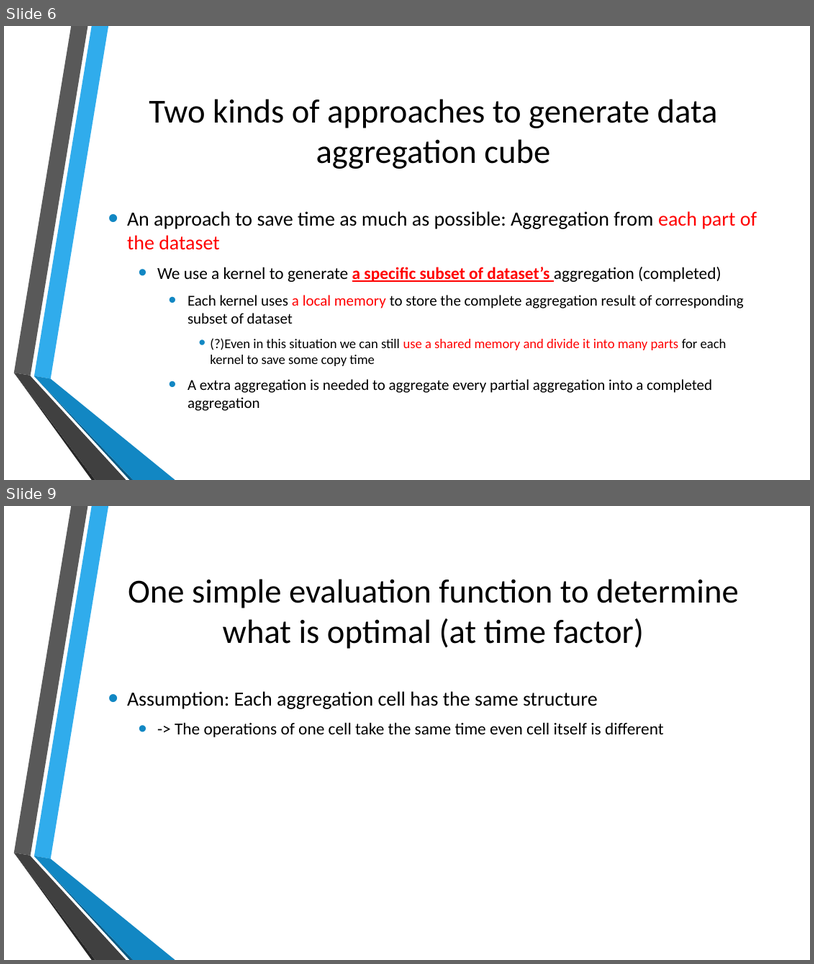
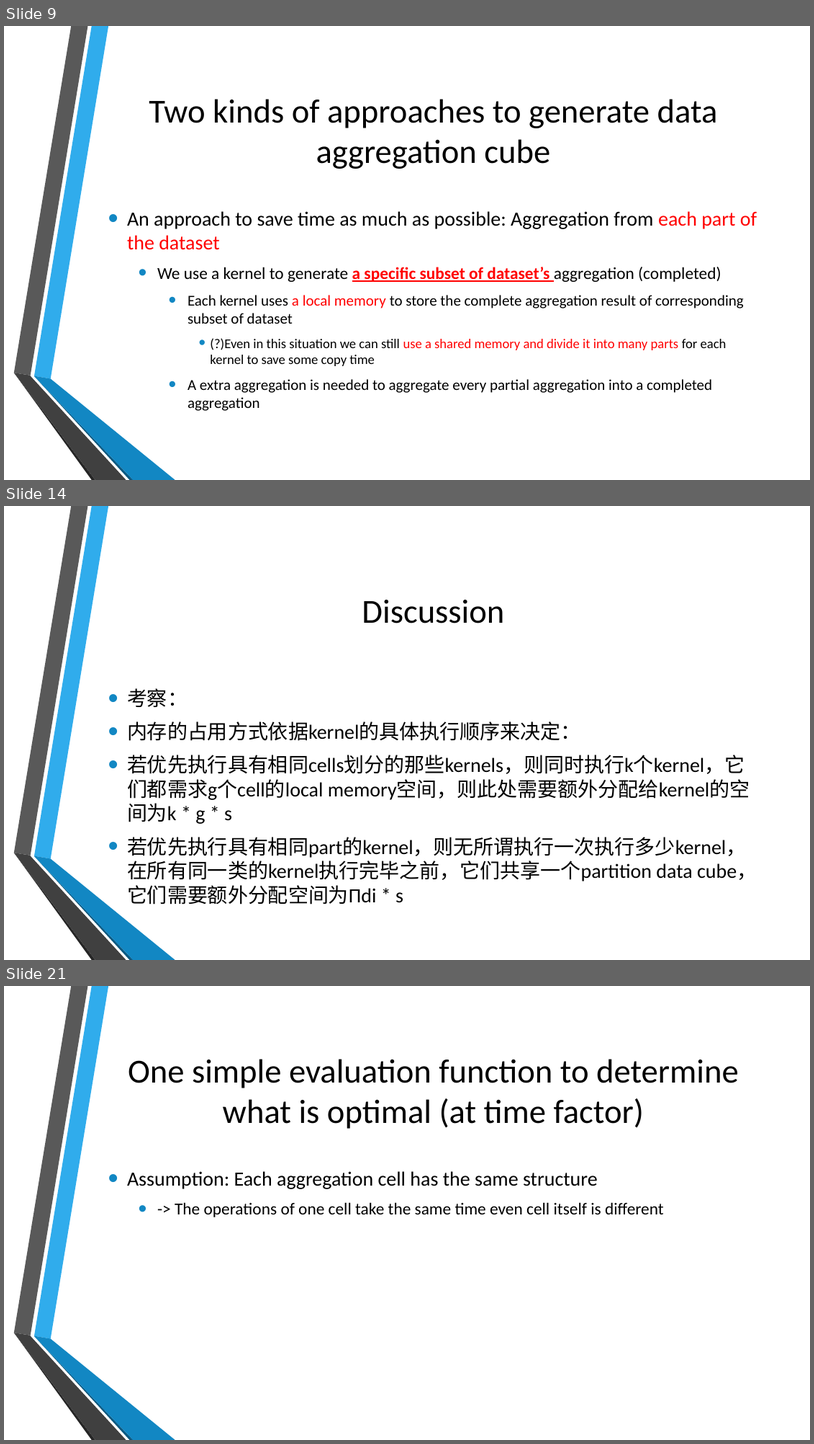
Before and after one commit to thoh-testarossa/Mirage-docs, a slide deck: thoh/presentations/20170426.pptx. Shown one above the other, each under a label of ours: slides 6 and 9 before the commit, slides 9, 14 and 21 after it; the slides between them are not shown. The pictures are 814x964 and 814x1444 pixels, drawn with LibreOffice and Linux fonts; fonts in the diff are those of the drawing; background and template pictures are left out. Boxes give left, top, right and bottom in pixels: in the first picture for what was removed or moved away, otherwise in the second. Text is boxed around its words. In the diff, an @@ line names an element or a change of style, - is before the commit and + after.

```diff
--- a/thoh/presentations/20170426.pptx
+++ b/thoh/presentations/20170426.pptx
@@ slide 14 added at (4, 506, 810, 960), background picture (left out); not listed: 6 template elements that a slide beside it also shows @@
@@ title added at (362, 600, 504, 623), 40 pt, text #000000 @@
+Discussion
@@ text added at (127, 688, 757, 904), 24 pt, text #000000 @@
+• 考察：
+• 内存的占用方式依据kernel的具体执行顺序来决定：
+• 若优先执行具有相同cells划分的那些kernels，则同时执行k个kernel，它们都需求g个cell的local memory空间，则此处需要额外分配给kernel的空间为k * g * s
+• 若优先执行具有相同part的kernel，则无所谓执行一次执行多少kernel，在所有同一类的kernel执行完毕之前，它们共享一个partition data cube，它们需要额外分配空间为Πdi * s
@@ what was slide 6 is now slide 9 @@
@@ what was slide 9 is now slide 21 @@
```
Also in this commit, not shown: 5 slides changed, 14 other slides added, 7 other files.
